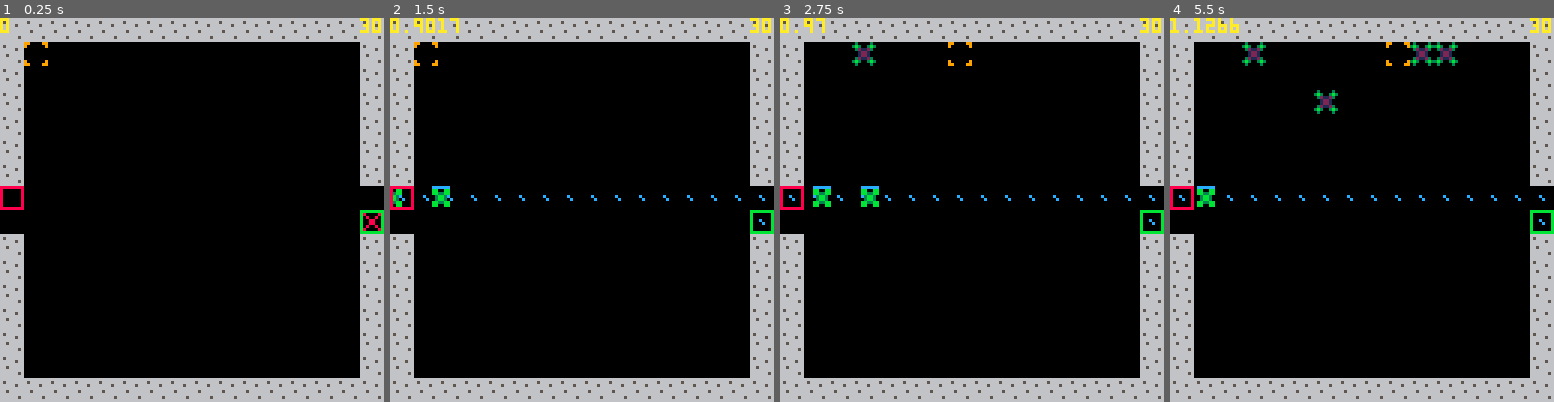
Above: before the commit, frames 1-4 (left to right).
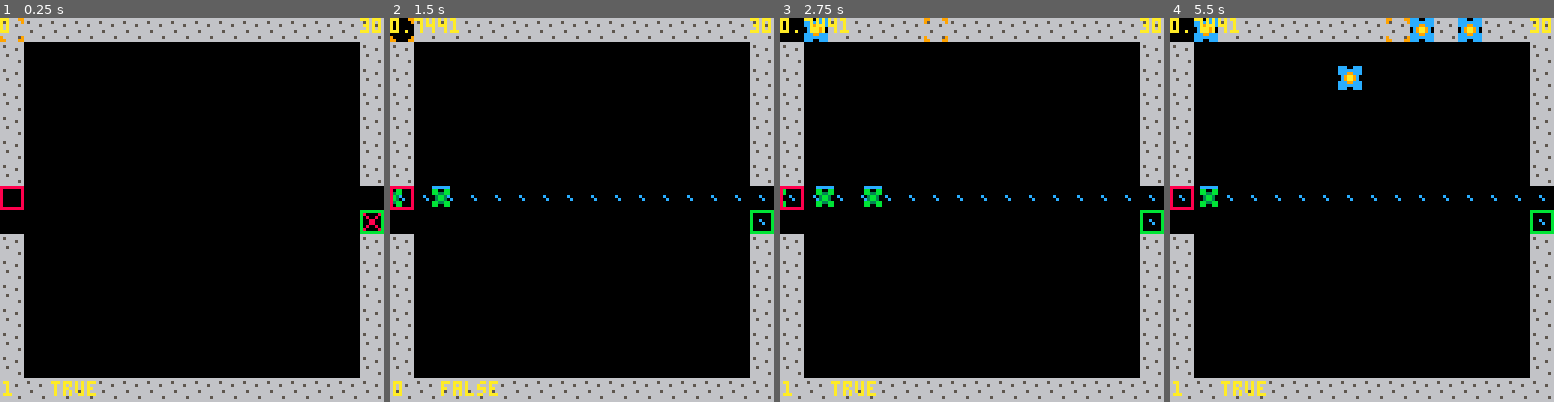
Above: after the commit, the same moments.

Repository: langchr86/pico-bubble-towers
Game: PICO-8 cartridge pico-proto.p8
Same seed, same stepped clock (60 frames per second), same inputs: the game is played once before the commit and once after it.
Inputs:
- Up to frame 1 (0.25 s): no input
- Up to frame 2 (1.5 s): tap X (X key) at 0.33, 1.07 s; tap O (Z key) at 0.7 s
- Up to frame 3 (2.75 s): hold Right 1.6-2.1 s; tap O (Z key) at 1.7, 2.1, 2.5 s; tap X (X key) at 1.85 s; hold Up 2.15-2.42 s; hold Right from 2.47 s (still down)
- Up to frame 4 (5.5 s): tap O (Z key) every 0.4 s from 2.9 to 5.3 s; tap X (X key) at 2.97, 4.08, 5.2 s; release Right at 3.03 s; hold Left 3.08-3.58 s; hold Down 3.63-3.97 s; hold Right 4.02-4.68 s; hold Up 4.73-5.03 s; hold Left from 5.08 s (still down)

The runs differ from the first frame. In frame 1, 0.4% of the frame differs, in the area x 0-25%, y 0-99%; in frame 2, 0.9%; in frame 3, 1.7%; in frame 4, 3.3%, in the area x 0-82%, y 0-99%.

Commit message:
use map to draw towers and flags to mark obstacles when calculating path

Diff:
--- a/pico-proto.lua
+++ b/pico-proto.lua
@@ -14,8 +14,8 @@
 
 screen_max = Point:New(128, 128)
 field_size = 8
-cursor_min = Point:New(field_size, field_size)
-cursor_max = screen_max - cursor_min - cursor_min
+cursor_min = Point:New(0, 0)
+cursor_max = screen_max
 cursor = Cursor:New(cursor_min, cursor_min, cursor_max, field_size)
 
 field_width = 8
@@ -44,6 +44,7 @@
   local removed = false
   for tower in all(tower_list) do
     if tower.pos == cursor.pos then
+      tower:Destroy()
       del(tower_list, tower)
       removed = true
       break
@@ -58,22 +59,18 @@
 function PathCalculation()
   local function is_coord_reachable(x, y)
     -- should return true if the position is open to walk
-    for tower in all(tower_list) do
-      field_pos = ConvertPixelToField(tower.pos)
-      if field_pos.x == x and field_pos.y == y then
-        return false
-      end
-    end
-    return true
+    local sprite = mget(x, y)
+    local massive = fget(sprite, 0)
+    return not massive
   end
 
   sw_algo = stat(1)
   path = module:find(max_x, max_y, start, goal, is_coord_reachable)
   sw_algo = stat(1) - sw_algo
 
+  real_path = {}
   if (path == false) return
 
-  real_path = {}
   for pos in all(path) do
     local pos = ConvertFieldToPixel(pos)
     add(real_path, pos)
@@ -190,4 +187,8 @@
   fps = stat(7)
   print(fps, 120, 0, 10)
   print(sw_algo, 0, 0, 10)
+
+  cursor_sprite = mget(cursor.pos.x / field_width, cursor.pos.y / field_width)
+  print(cursor_sprite, 1, 121, 10)
+  print(fget(cursor_sprite, 0), 17, 121, 10)
 end
--- a/pico-proto.p8
+++ b/pico-proto.p8
@@ -19,14 +19,14 @@
 #include lua-star.lua
 #include pico-proto.lua
 __gfx__
-00000000666666660000000088888888bbbbbbbb0000000099000099800000080300003000000000000000000000000000000000000000000000000000000000
-00000000656666660bb00bb080000008b000000b0000000090000009080000803b3003b300000000000000000000000000000000000000000000000000000000
-00700700666665660bb33bb080000008b000000b0000000000000000008008000321123000000000000000000000000000000000000000000000000000000000
-0007700066666666003bb30080000008b000000b000c000000000000000880000012210000088000000000000000000000000000000000000000000000000000
-0007700066566666003bb30080000008b000000b0000c00000000000000880000012210000088000000000000000000000000000000000000000000000000000
-00700700666666660bb33bb080000008b000000b0000000000000000008008000321123000000000000000000000000000000000000000000000000000000000
-00000000666666560bb00bb080000008b000000b0000000090000009080000803b3003b300000000000000000000000000000000000000000000000000000000
-00000000666666660000000088888888bbbbbbbb0000000099000099800000080300003000000000000000000000000000000000000000000000000000000000
+00000000666666660000000088888888bbbbbbbb000000009900009980000008ccc00ccc00000000000000000000000000000000000000000000000000000000
+00000000656666660bb00bb080000008b000000b000000009000000908000080cccccccc00000000000000000000000000000000000000000000000000000000
+00700700666665660bb33bb080000008b000000b000000000000000000800800ccc99ccc00000000000000000000000000000000000000000000000000000000
+0007700066666666003bb30080000008b000000b000c000000000000000880000c9aa9c000088000000000000000000000000000000000000000000000000000
+0007700066566666003bb30080000008b000000b0000c00000000000000880000c9aa9c000088000000000000000000000000000000000000000000000000000
+00700700666666660bb33bb080000008b000000b000000000000000000800800ccc99ccc00000000000000000000000000000000000000000000000000000000
+00000000666666560bb00bb080000008b000000b000000009000000908000080cccccccc00000000000000000000000000000000000000000000000000000000
+00000000666666660000000088888888bbbbbbbb000000009900009980000008ccc00ccc00000000000000000000000000000000000000000000000000000000
 
 
 
@@ -157,6 +157,9 @@
 
 
 
+__gff__
+0001000000000000010000000000000000000000000000000000000000000000000000000000000000000000000000000000000000000000000000000000000000000000000000000000000000000000000000000000000000000000000000000000000000000000000000000000000000000000000000000000000000000000
+0000000000000000000000000000000000000000000000000000000000000000000000000000000000000000000000000000000000000000000000000000000000000000000000000000000000000000000000000000000000000000000000000000000000000000000000000000000000000000000000000000000000000000
 __map__
 0101010101010101010101010101010100000000000000000000000000000000000000000000000000000000000000000000000000000000000000000000000000000000000000000000000000000000000000000000000000000000000000000000000000000000000000000000000000000000000000000000000000000000
 0100000000000000000000000000000100000000000000000000000000000000000000000000000000000000000000000000000000000000000000000000000000000000000000000000000000000000000000000000000000000000000000000000000000000000000000000000000000000000000000000000000000000000
--- a/tower.lua
+++ b/tower.lua
@@ -14,7 +14,12 @@
     pos=pos:Clone(),
     charge_level=self.charge_threshold,
   }
+  mset(pos.x / 8, pos.y / 8, self.sprite_n)
   return setmetatable(o, self)
+end
+
+function Tower:Destroy()
+  mset(self.pos.x / 8, self.pos.y / 8, 0)
 end
 
 function Tower:Update(enemy_list)
@@ -22,7 +27,7 @@
 end
 
 function Tower:Draw()
-  spr(self.sprite_n, self.pos.x, self.pos.y)
+  --spr(self.sprite_n, self.pos.x, self.pos.y)
   --circ(self.pos.x + 4, self.pos.y + 4, self.radius, 8)
 end
 
